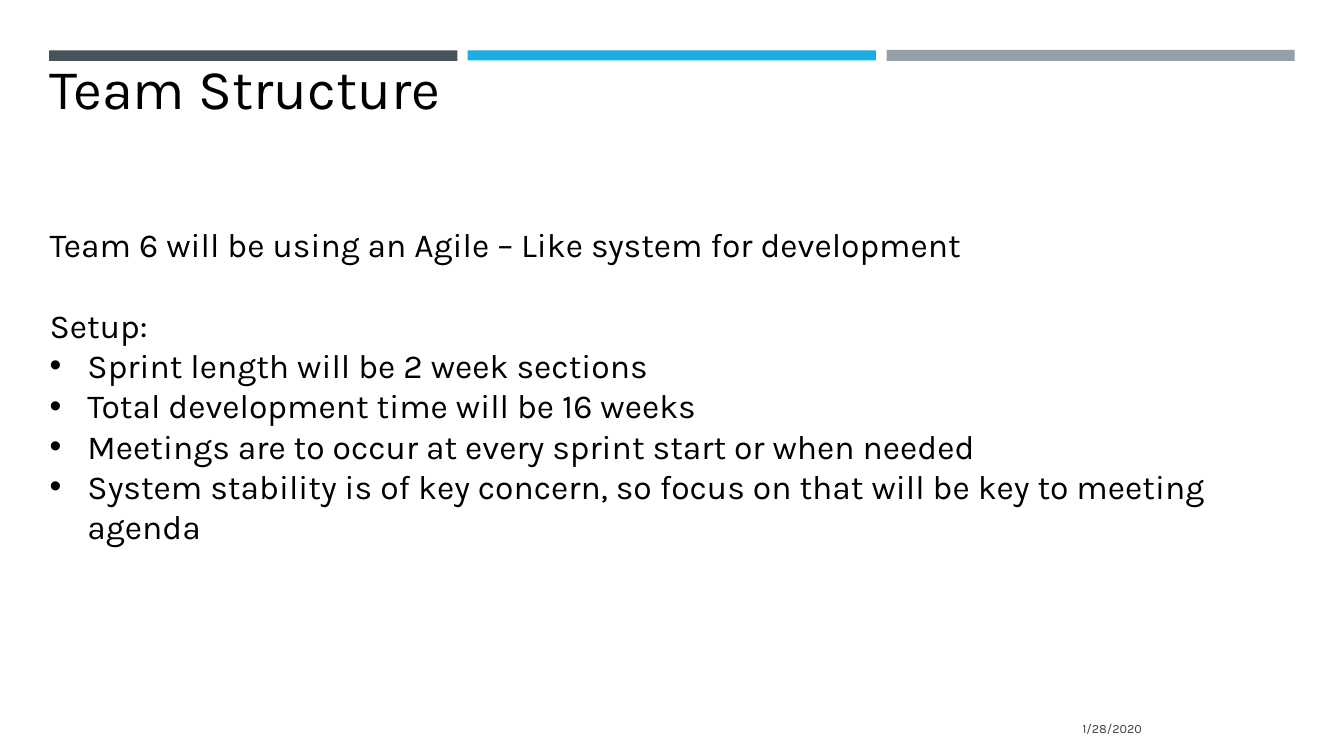
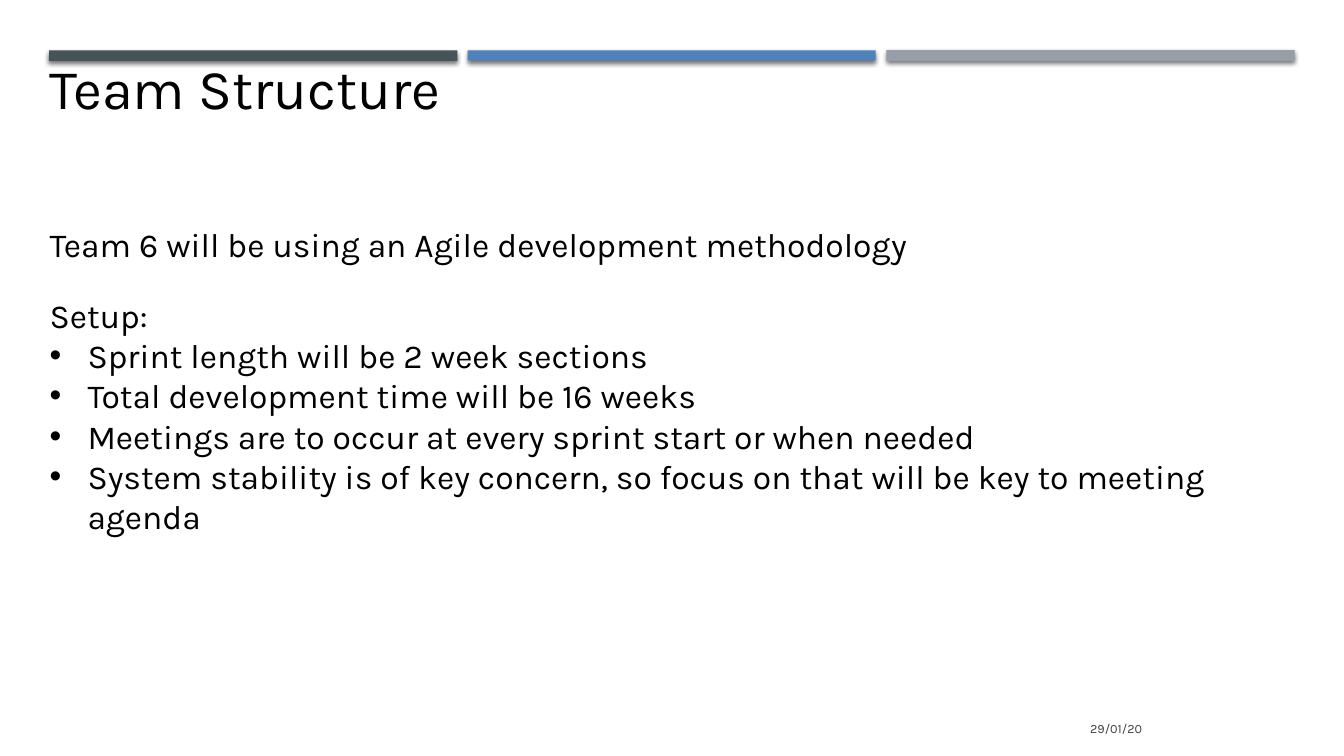
Before and after one commit to jasalazar/team6, a slide deck: slide 4 of Documents/Presentation 1 Team 6.pptx. Drawn at 1344x756 pixels with LibreOffice and Linux fonts; fonts in the diff are those of the drawing. Boxes give left, top, right and bottom in pixels: in the first picture for what was removed or moved away, otherwise in the second. Text is boxed around its words. In the diff, an @@ line names an element or a change of style, - is before the commit and + after.

```diff
--- a/Documents/Presentation 1 Team 6.pptx
+++ b/Documents/Presentation 1 Team 6.pptx
@@ rectangle at [49, 50, 458, 60]: shadow on @@
@@ rectangle at [468, 50, 876, 60]: fill #1CADE4 to #4F81BD; shadow on @@
@@ rectangle at [886, 50, 1295, 62]: shadow on @@
@@ text at [50, 234, 907, 266]: text changed @@
-Team 6 will be using an Agile – Like system for development
+Team 6 will be using an Agile development methodology
@@ text at [88, 345, 1205, 538]: indent changed @@
@@ text at [1090, 724, 1142, 734]: text changed @@
-1/28/2020
+29/01/20
```
Also in this commit, not shown: 9 other slides changed, 2 slides added, 1 slide removed.
